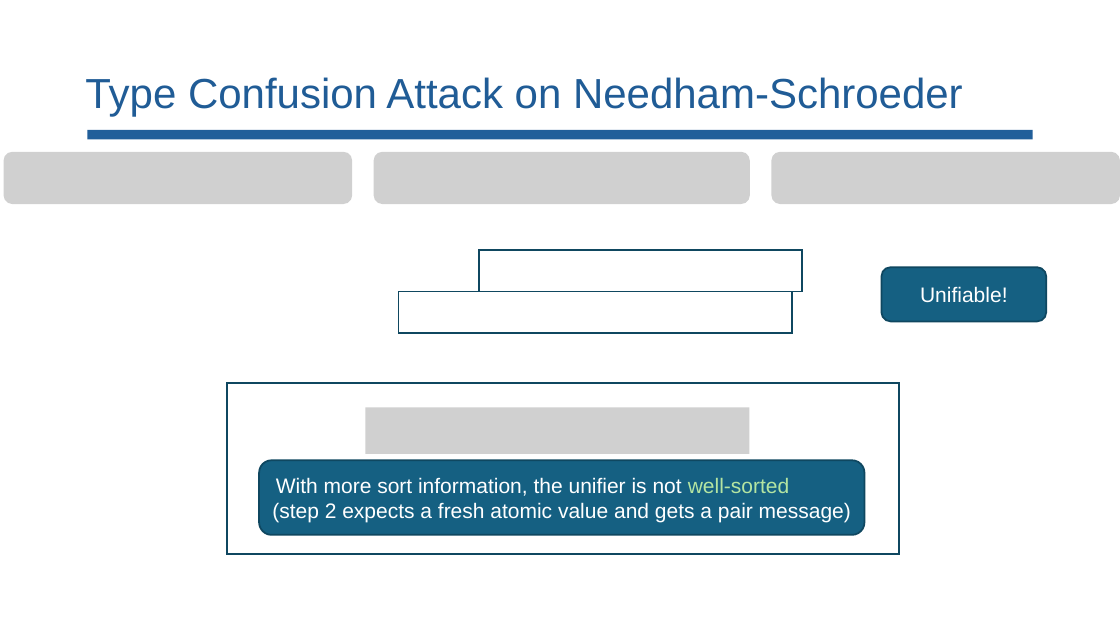
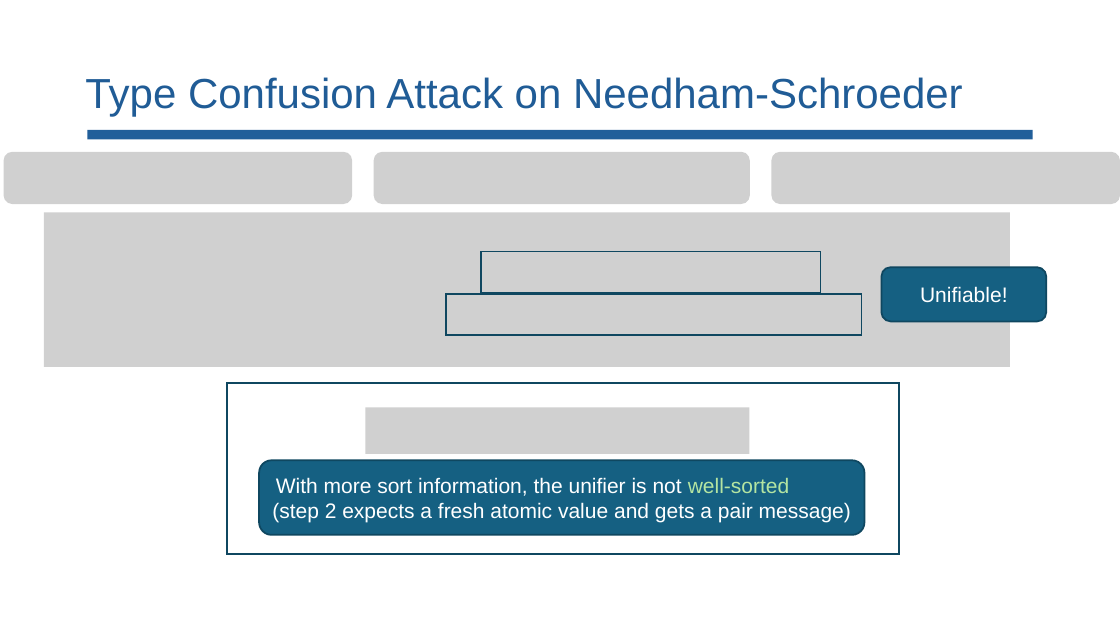
Before and after one commit to lorchrob/comp_slides, a slide deck: slide 85 of comp.pptx. Drawn at 1120x630 pixels with LibreOffice and Linux fonts; fonts in the diff are those of the drawing; grey boxes stand for pictures. Boxes give left, top, right and bottom in pixels: in the first picture for what was removed or moved away, otherwise in the second. Text is boxed around its words. In the diff, an @@ line names an element or a change of style, - is before the commit and + after.

```diff
--- a/comp.pptx
+++ b/comp.pptx
@@ picture added at (44, 213, 1010, 367) @@
@@ rectangle: place and size @@
-rectangle at (479, 250, 802, 292)
+rectangle at (481, 252, 820, 293)
@@ rectangle: place and size @@
-rectangle at (398, 292, 792, 333)
+rectangle at (446, 294, 861, 335)
```
Also in this commit, not shown: 36 other slides changed, 6 slides added.
